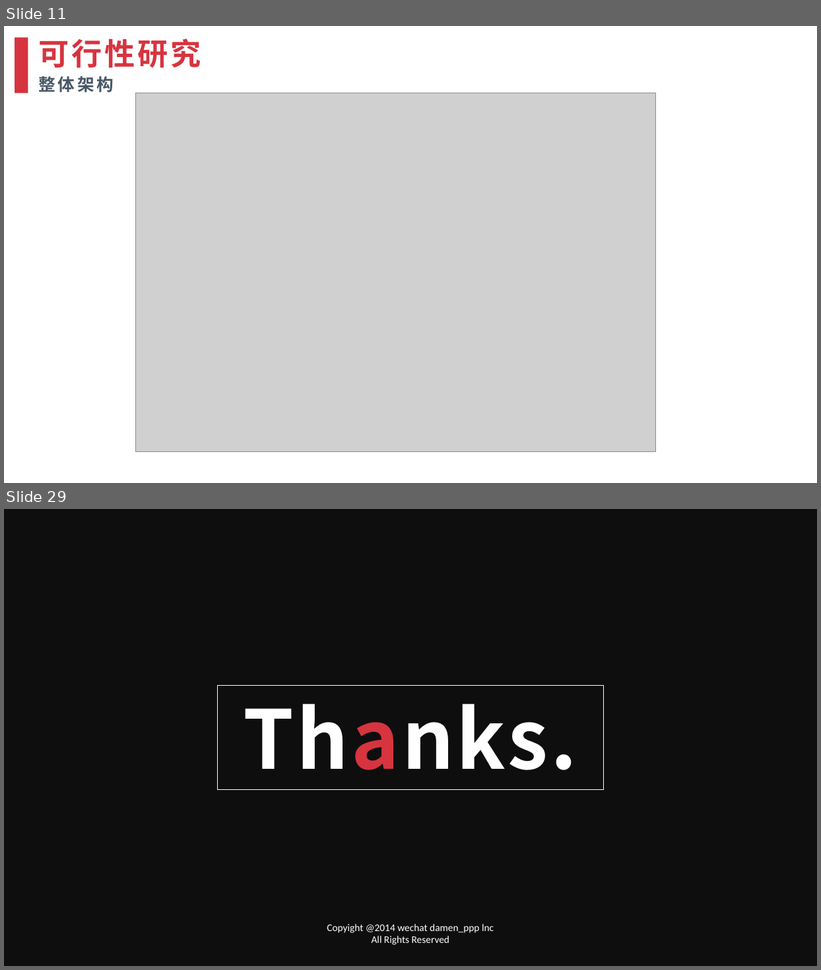
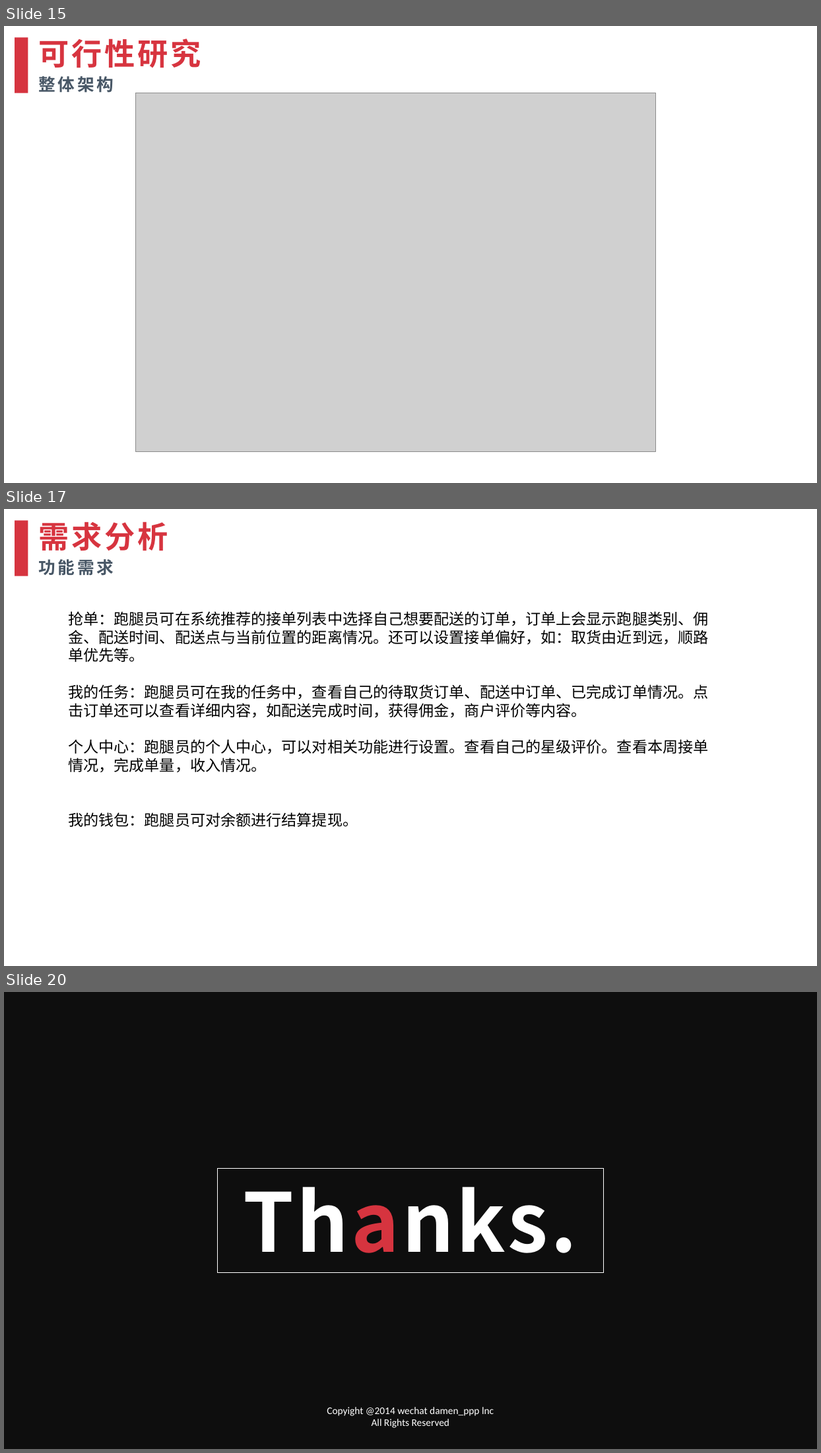
Before and after one commit to relaxwang0714/went-on-errands, a slide deck: 项目PPT/众包跑腿平台需求分析报告.pptx. Shown one above the other, each under a label of ours: slides 11 and 29 before the commit, slides 15, 17 and 20 after it; the slides between them are not shown. The pictures are 821x970 and 821x1453 pixels, drawn with LibreOffice and Linux fonts; fonts in the diff are those of the drawing; grey boxes stand for pictures; background and template pictures are left out; a plain dark background stands for a picture behind light text. Boxes give left, top, right and bottom in pixels: in the first picture for what was removed or moved away, otherwise in the second. Text is boxed around its words. In the diff, an @@ line names an element or a change of style, - is before the commit and + after.

```diff
--- a/项目PPT/众包跑腿平台需求分析报告.pptx
+++ b/项目PPT/众包跑腿平台需求分析报告.pptx
@@ slide 17 added at [4, 509, 817, 966], background picture (left out) @@
@@ rectangle added at [15, 521, 28, 576], fill #D6343F @@
@@ text added at [38, 522, 168, 551], 36 pt, text #D7343F, bold @@
+需求分析
@@ text added at [38, 559, 114, 576], 20 pt, text #485766, bold @@
+功能需求
@@ text added at [68, 611, 708, 827], 18 pt, text #000000 @@
+抢单：跑腿员可在系统推荐的接单列表中选择自己想要配送的订单，订单上会显示跑腿类别、佣金、配送时间、配送点与当前位置的距离情况。还可以设置接单偏好，如：取货由近到远，顺路单优先等。
+我的任务：跑腿员可在我的任务中，查看自己的待取货订单、配送中订单、已完成订单情况。点击订单还可以查看详细内容，如配送完成时间，获得佣金，商户评价等内容。
+个人中心：跑腿员的个人中心，可以对相关功能进行设置。查看自己的星级评价。查看本周接单情况，完成单量，收入情况。
+我的钱包：跑腿员可对余额进行结算提现。
@@ what was slide 11 is now slide 15 @@
@@ what was slide 29 is now slide 20 @@
```
Also in this commit, not shown: 3 slides changed, 2 other slides added, 8 other files.
